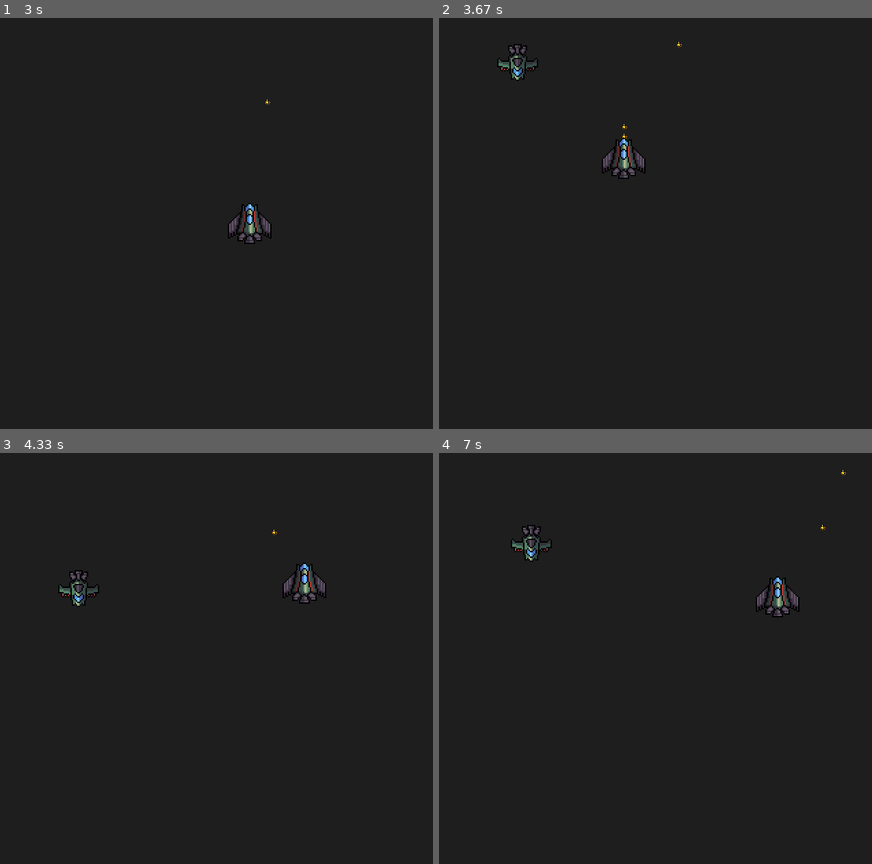
Above: before the commit, frames 1-4 (two rows, left to right).
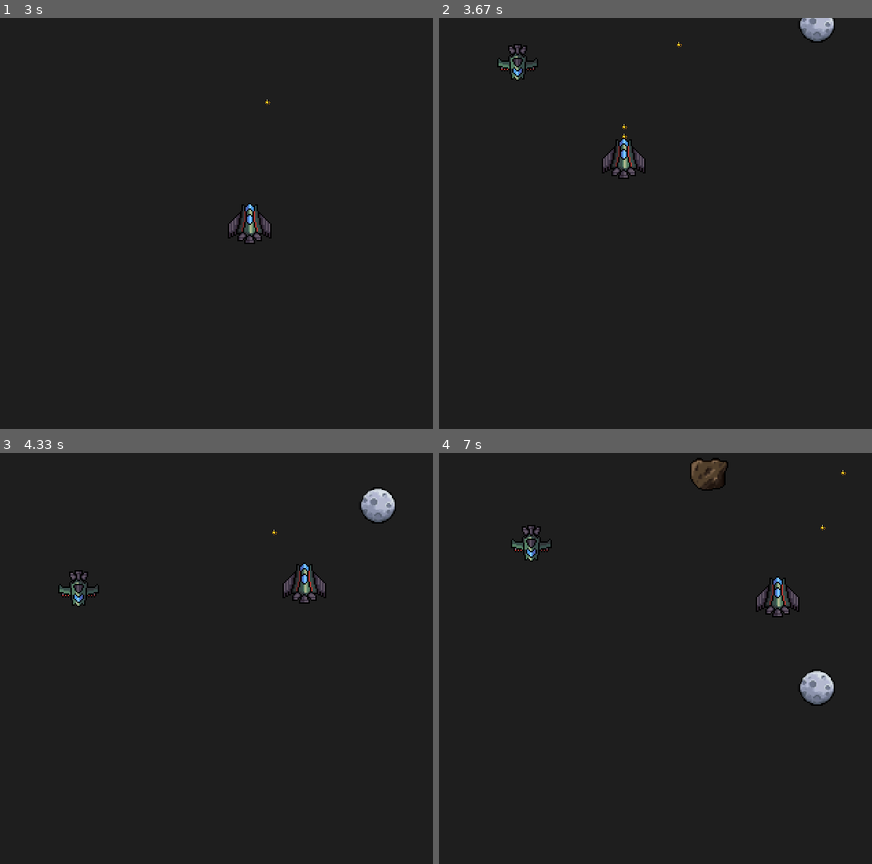
Above: after the commit, the same moments.

Repository: wiktoriamarczyk/SpaceShooter2D-Pygame
Game: pygame game, started from main.py
The game is run twice, just before and just after one commit, with the same random seed, the same clock (stepped at 60 frames per second) and the same inputs.
Inputs:
- Up to frame 1 (3 s): tap Space at 0.33, 0.73, 1.03, 1.23, 1.57, 1.87, 2.07, 2.37, 2.63, 2.97 s; hold Right 0.67-1.13 s; hold Up 1.17-1.47 s; hold Right 1.5-1.97 s; hold Left 2-2.53 s; hold Down 2.57-2.87 s; hold Left from 2.9 s (still down)
- Up to frame 2 (3.67 s): tap Space at 3.27, 3.4 s; release Left at 3.3 s; hold Up from 3.33 s (still down)
- Up to frame 3 (4.33 s): release Up at 3.7 s; hold Right from 3.73 s (still down); tap Space at 3.8, 4.1 s
- Up to frame 4 (7 s): release Right at 4.37 s; hold Down 4.4-4.77 s; tap Space at 4.47, 4.87, 5.17, 5.37, 5.67, 5.87, 6.2, 6.5, 6.7 s; hold Left 4.8-5.27 s; hold Right 5.3-5.77 s; hold Up 5.8-6.1 s; hold Right 6.13-6.6 s; hold Left from 6.63 s (still down)

Frame 1 is identical in both runs. In frame 2, 0.4% of the frame differs, in the area x 83-92%, y 0-6%; in frame 3, 0.6%; in frame 4, 1.0%, in the area x 57-92%, y 1-62%.

Commit message:
Spawn background objects

Diff:
--- a/BackgroundObject.py
+++ b/BackgroundObject.py
@@ -1,14 +1,19 @@
 from DynamicObject import *
 
 class BackgroundObject (DynamicObject):
-    def __init__(self, position, sprite_path):
-        super().__init__(position, sprite_path)
+    def __init__(self, position, sprite, size):
+        super().__init__(position, sprite)
 
-        self.size = pg.Vector2(SHIP_SIZE, SHIP_SIZE)
+        self.size = size
+
+        self.initialize()
 
 
     def update(self, delta_time):
         super().update(delta_time)
+
+        # move down
+        self.position.y += self.speed * delta_time
 
         # check if the object is out of bounds
         if (self.position.y > SCREEN_HEIGHT or self.position.x < 0 or self.position.x > SCREEN_WIDTH):
--- a/BasicEnemy.py
+++ b/BasicEnemy.py
@@ -1,8 +1,8 @@
 from DynamicObject import *
 
 class BasicEnemy (DynamicObject):
-    def __init__(self, position, sprite_path):
-        super().__init__(position, sprite_path)
+    def __init__(self, position, sprite):
+        super().__init__(position, sprite)
 
         self.size = pg.Vector2(SHIP_SIZE, SHIP_SIZE)
         self.speed = 200
--- a/BombEnemy.py
+++ b/BombEnemy.py
@@ -2,8 +2,8 @@
 from DynamicObject import *
 
 class BombEnemy (DynamicObject):
-    def __init__(self, position, sprite_path):
-        super().__init__(position, sprite_path)
+    def __init__(self, position, sprite):
+        super().__init__(position, sprite)
 
         self.size = pg.Vector2(SHIP_SIZE, SHIP_SIZE)
         self.speed = 200
--- a/Bullet.py
+++ b/Bullet.py
@@ -1,8 +1,8 @@
 from GameObject import *
 
 class Bullet (GameObject):
-    def __init__(self, input_position, sprite_path):
-        super().__init__(sprite_path)
+    def __init__(self, input_position, sprite):
+        super().__init__(sprite)
 
         self.size = pg.Vector2(10, 10)
         self.position.x = input_position.x - self.size.x / 2
--- a/DynamicObject.py
+++ b/DynamicObject.py
@@ -2,8 +2,8 @@
 from Common import *
 
 class DynamicObject (GameObject):
-    def __init__(self, position, sprite_path):
-        super().__init__(sprite_path)
+    def __init__(self, position, sprite):
+        super().__init__(sprite)
 
         self.position = position
         self.speed = 100
--- a/Engine.py
+++ b/Engine.py
@@ -6,6 +6,7 @@
 from Bullet import *
 from BasicEnemy import *
 from BombEnemy import *
+from BackgroundObject import *
 
 class Engine:
     def __init__(self):
@@ -20,13 +21,15 @@
         self.enemy_type = BasicEnemy
 
         # time variables
-        self.last_enemy_spawn_time = time.time()
-        self.new_wave_spawn_time = 10
-        self.last_wave_time = time.time()
+        self.init_time_variables()
 
-        self.images = self.load_images()
+        # resources
+        self.units_sprites = []
+        self.background_sprites = []
+        self.weapon_sprites = []
+        self.load_all_images()
 
-        self.initialize_game_objects()
+        self.init_game_objects()
 
 
     def run(self):
@@ -37,7 +40,7 @@
             delta_time = 1.0 / self.frame_per_sec
             self.update(delta_time)
             self.render()
-            # Update the display
+            # update the display
             pg.display.flip()
 
 
@@ -57,24 +60,29 @@
 
 
     def update(self, delta_time):
+        current_time = time.time()
+
         # remove dead game objects
         for go in self.game_objects:
             if go.alive == False:
                 self.game_objects.remove(go)
                 go.__del__()
 
-        current_time = time.time()
-
         # check if it is time to spawn new wave of enemies
-        if current_time - self.last_wave_time >= self.new_wave_spawn_time:
+        if current_time - self.last_wave_time >= self.new_wave_time:
             print('New wave')
             self.last_wave_time = current_time
             self.enemy_type = BombEnemy
 
         # check if it is time to spawn a new enemy
-        if current_time - self.last_enemy_spawn_time >= 3:
+        if current_time - self.last_enemy_time >= self.new_enemy_time:
             self.spawn_enemy()
-            self.last_enemy_spawn_time = current_time
+            self.last_enemy_time = current_time
+
+        # check if it is time to spawn a new background object
+        if current_time - self.last_background_obj_time >= self.background_obj_spawn_time:
+            self.spawn_background_object()
+            self.last_background_obj_time = current_time
 
         for game_object in self.game_objects:
             game_object.update(delta_time)
@@ -82,7 +90,7 @@
 
     def fire_bullet(self):
         bullet_pos = self.ship.position
-        bullet = Bullet(pg.Vector2(bullet_pos.x + 5, bullet_pos.y - 10), self.images['bullet.png'])
+        bullet = Bullet(pg.Vector2(bullet_pos.x + 5, bullet_pos.y - 10), self.weapon_sprites['bullet.png'])
         self.game_objects.append(bullet)
 
 
@@ -93,23 +101,48 @@
         if self.enemy_type == BombEnemy:
             sprite_path = "bomb-ship.png"
 
-        enemy = self.enemy_type(pg.Vector2(x_position, -SHIP_SIZE), self.images[sprite_path])
+        enemy = self.enemy_type(pg.Vector2(x_position, -SHIP_SIZE), self.units_sprites[sprite_path])
         self.game_objects.append(enemy)
 
 
-    def initialize_game_objects(self):
-        ship = Ship(self.images['ship.png'])
+    def spawn_background_object(self):
+        size = random.randint(32, 96)
+        x_position = random.randint(2*size, SCREEN_WIDTH - 2*size)
+        print('Spawn background object at:', x_position, -size)
+
+        sprite_image = random.choice(list(self.background_sprites.values()))
+        background_object = BackgroundObject(pg.Vector2(x_position, -size), sprite_image, pg.Vector2(size, size))
+        self.game_objects.append(background_object)
+
+
+    def init_game_objects(self):
+        ship = Ship(self.units_sprites['ship.png'])
         self.ship = ship
         self.game_objects.append(ship)
 
 
-    # load all images from all subdirectories
-    def load_images(self):
-        path = DATA_PATH
-        images = {}
-        for root, _, files in os.walk(path):
+    def load_all_images(self):
+        self.units_sprites = self.load_images(UNIT_SPRITES_PATH)
+        self.background_sprites = self.load_images(BACKGROUND_SPRITES_PATH)
+        self.weapon_sprites = self.load_images(WEAPON_SPRITES_PATH)
+
+
+    def load_images(self, dir_path):
+        sprite_dict = {}
+        for root, dirs, files in os.walk(dir_path):
             for file in files:
-                if file.endswith('.png'):
-                    image = pg.image.load(os.path.join(root, file))
-                    images[file] = image
-        return images
+                if file.endswith((".png", ".jpg", ".jpeg")):
+                    path = os.path.join(root, file)
+                    img = pg.image.load(path)
+                    sprite_dict[file] = img
+        return sprite_dict
+
+
+    def init_time_variables(self):
+        self.last_enemy_time = time.time()
+        self.new_enemy_time = 3
+        self.last_wave_time = time.time()
+        self.new_wave_time = 10
+
+        self.last_background_obj_time = time.time()
+        self.background_obj_spawn_time = 3
--- a/GameObject.py
+++ b/GameObject.py
@@ -1,11 +1,11 @@
 from Common import *
 
 class GameObject:
-    def __init__(self, sprite_path=None):
+    def __init__(self, sprite=None):
         self.size = pg.Vector2(0, 0)
         self.position = pg.Vector2(0, 0)
         self.speed = 0
-        self.image = sprite_path if sprite_path else None
+        self.image = sprite if sprite else None
         self.alive = True
         self.rect = None
 
--- a/Ship.py
+++ b/Ship.py
@@ -1,8 +1,8 @@
 from GameObject import *
 
 class Ship (GameObject):
-    def __init__(self, sprite_path):
-        super().__init__(sprite_path)
+    def __init__(self, sprite):
+        super().__init__(sprite)
 
         self.size = pg.Vector2(SHIP_SIZE, SHIP_SIZE)
         self.position = pg.Vector2(SCREEN_WIDTH / 2, SCREEN_HEIGHT / 2)
